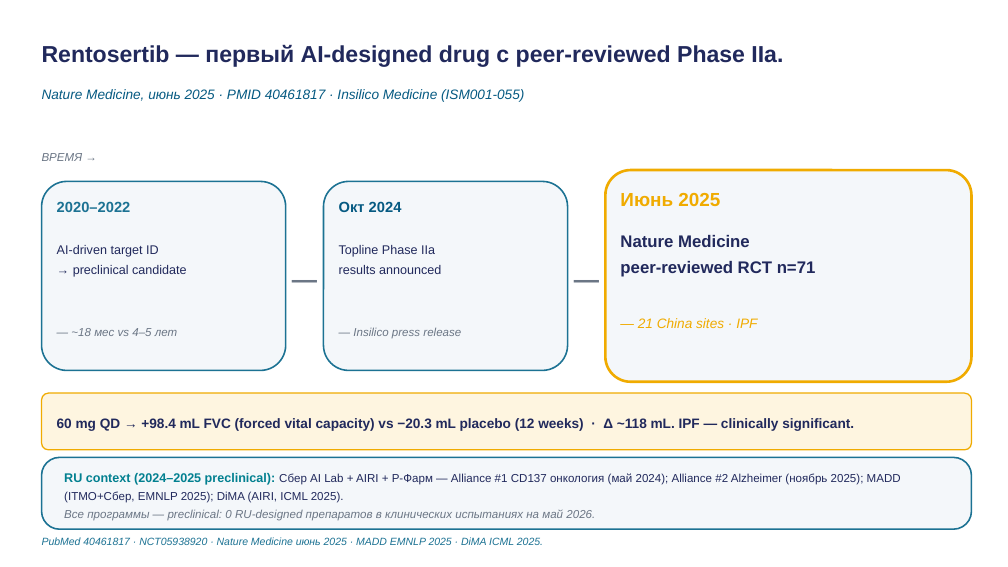
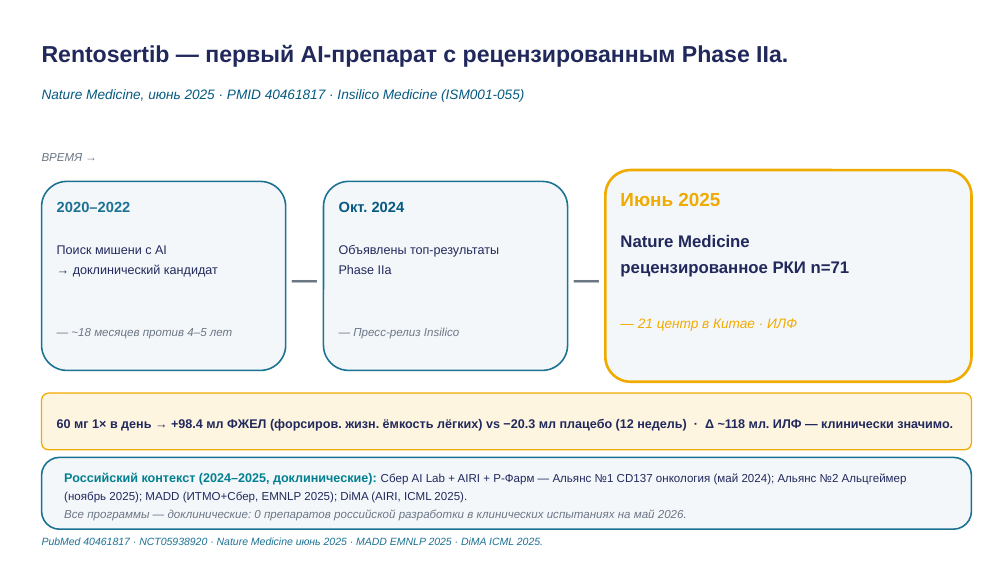
Before and after one commit to tellina-study/AI-usage-lessons, a slide deck: slide 17 of library/lectures/lec-04/rendered/lec-04.pptx. Drawn at 1008x567 pixels with LibreOffice and Linux fonts; fonts in the diff are those of the drawing. Boxes give left, top, right and bottom in pixels: in the first picture for what was removed or moved away, otherwise in the second. Text is boxed around its words. In the diff, an @@ line names an element or a change of style, - is before the commit and + after.

```diff
--- a/library/lectures/lec-04/rendered/lec-04.pptx
+++ b/library/lectures/lec-04/rendered/lec-04.pptx
@@ text at (42,44,788,67): text changed @@
-Rentosertib — первый AI-designed drug с peer-reviewed Phase IIa.
+Rentosertib — первый AI-препарат с рецензированным Phase IIa.
@@ text at (339,201,405,212): text changed @@
-Окт 2024
+Окт. 2024
@@ text at (620,235,850,277): text changed @@
-Nature Medicine
-peer-reviewed RCT n=71
+Nature Medicine
+рецензированное РКИ n=71
@@ text at (57,245,218,277): text changed @@
-AI-driven target ID
-→ preclinical candidate
+Поиск мишени с AI
+→ доклинический кандидат
@@ text at (339,245,499,274): text changed @@
-Topline Phase IIa
-results announced
+Объявлены топ-результаты
+Phase IIa
@@ text at (71,328,232,339): text changed @@
-— ~18 мес vs 4–5 лет
+— ~18 месяцев против 4–5 лет
@@ text at (353,328,459,338): text changed @@
-— Insilico press release
+— Пресс-релиз Insilico
@@ text at (638,318,797,331): text changed @@
-— 21 China sites · IPF
+— 21 центр в Китае · ИЛФ
@@ text at (57,419,953,431): text changed; size 13 to 12 pt @@
-60 mg QD → +98.4 mL FVC (forced vital capacity) vs −20.3 mL placebo (12 weeks) · Δ ~118 mL. IPF — clinically significant.
+60 мг 1× в день → +98.4 мл ФЖЕЛ (форсиров. жизн. ёмкость лёгких) vs −20.3 мл плацебо (12 недель) · Δ ~118 мл. ИЛФ — клинически значимо.
@@ text at (64,472,907,521): text changed @@
-RU context (2024–2025 preclinical): Сбер AI Lab + AIRI + Р-Фарм — Alliance #1 CD137 онкология (май 2024); Alliance #2 Alzheimer (ноябрь 2025); MADD (ITMO+Сбер, EMNLP 2025); DiMA (AIRI, ICML 2025).
-Все программы — preclinical: 0 RU-designed препаратов в клинических испытаниях на май 2026.
+Российский контекст (2024–2025, доклинические): Сбер AI Lab + AIRI + Р-Фарм — Альянс №1 CD137 онкология (май 2024); Альянс №2 Альцгеймер (ноябрь 2025); MADD (ИТМО+Сбер, EMNLP 2025); DiMA (AIRI, ICML 2025).
+Все программы — доклинические: 0 препаратов российской разработки в клинических испытаниях на май 2026.
```
Also in this commit, not shown: 25 other slides changed, 1 slide added, 1 slide removed, 35 other files.
